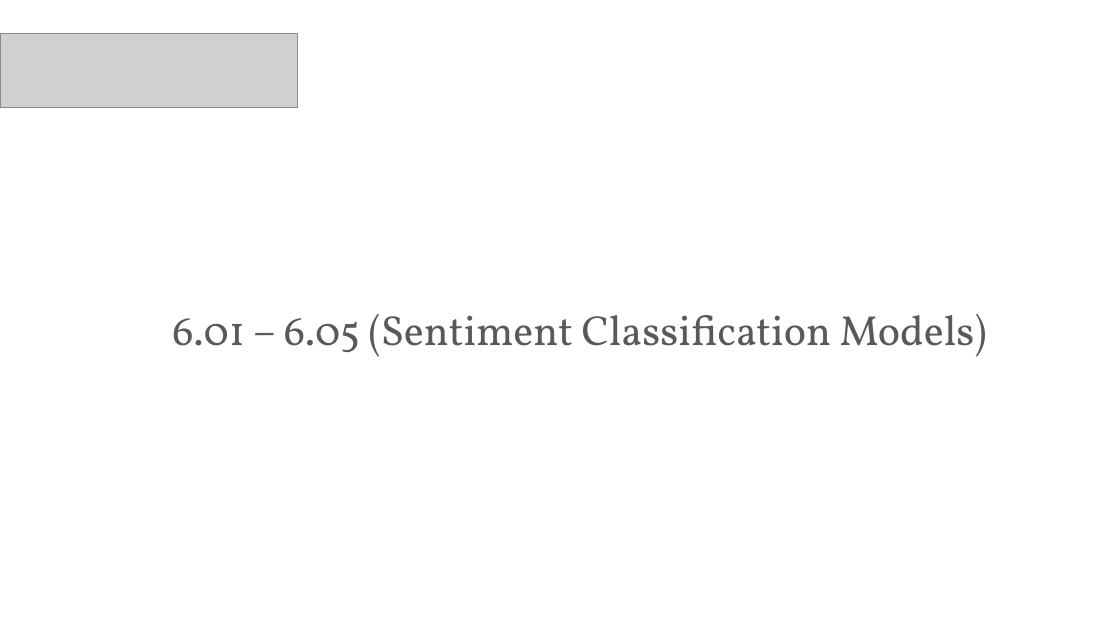
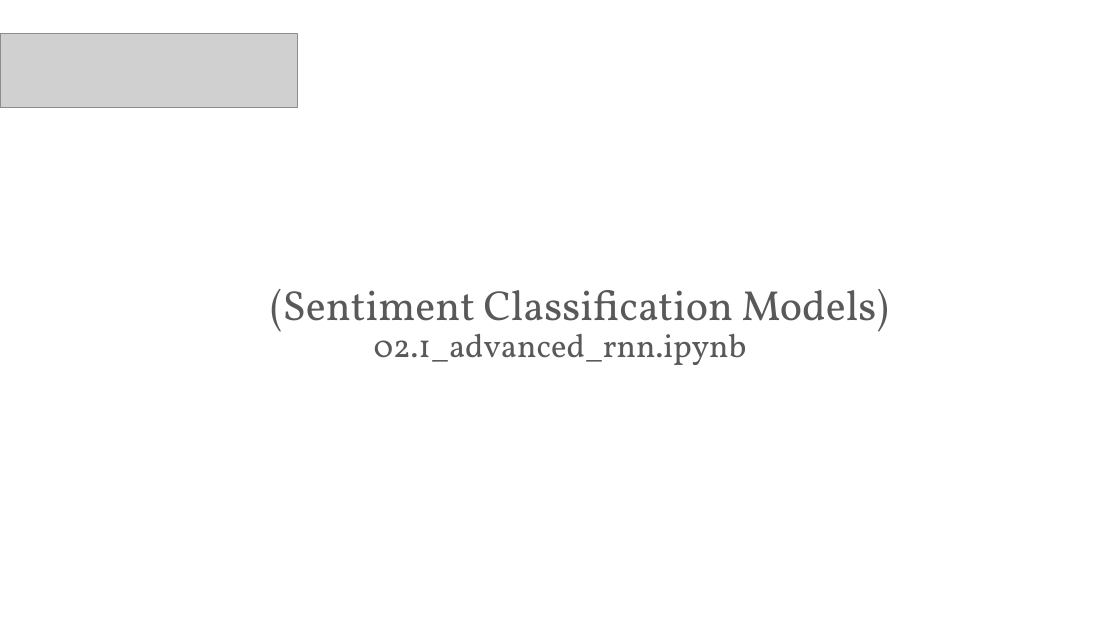
Before and after one commit to PracticumAI/rnn, a slide deck: slide 11 of presentations/02_lstm_gru.pptx. Drawn at 1120x630 pixels with LibreOffice and Linux fonts; fonts in the diff are those of the drawing; grey boxes stand for pictures. Boxes give left, top, right and bottom in pixels: in the first picture for what was removed or moved away, otherwise in the second. Text is boxed around its words. In the diff, an @@ line names an element or a change of style, - is before the commit and + after.

```diff
--- a/presentations/02_lstm_gru.pptx
+++ b/presentations/02_lstm_gru.pptx
@@ title at [270, 289, 889, 365]: text changed @@
-6.01 – 6.05 (Sentiment Classification Models)
+(Sentiment Classification Models)
+02.1_advanced_rnn.ipynb
```
Also in this commit, not shown: 1 other file.
